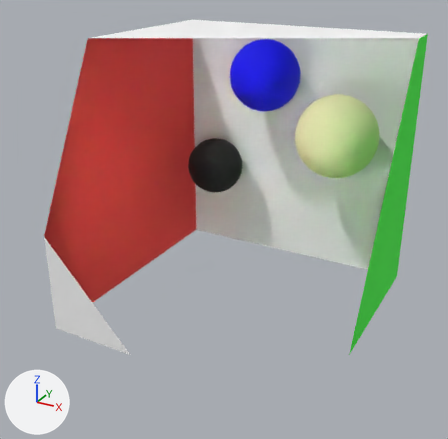
The OBJ model pg1_embree/res/models/cornell_box/cornell_box2.obj, before and after one commit.
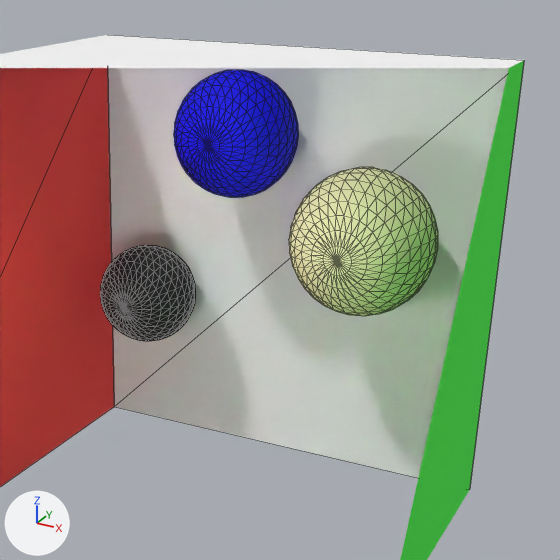
Each version appears first whole from a 50 mm camera at (489.0, -1200.0, 394.0) aimed at (-13.0, -288.0, -62.0), and next in a close-up on the part from 29% to 100% of the width and 0% to 72% of the height. Lighting does not change. The marker at lower left points along +X, +Y and +Z. The close-ups show mesh edges as thin lines. Everything nearer to the camera than a plane just in front of the edit is cut away. Where no turn or scale is listed for an object, it has been applied to the vertices.
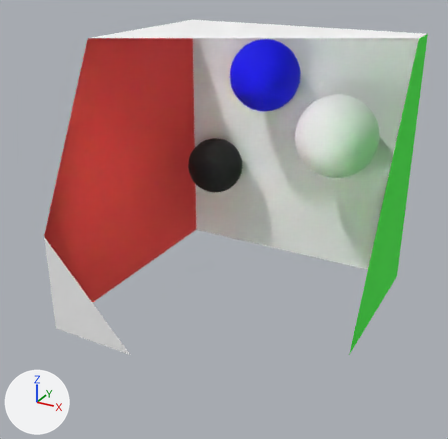
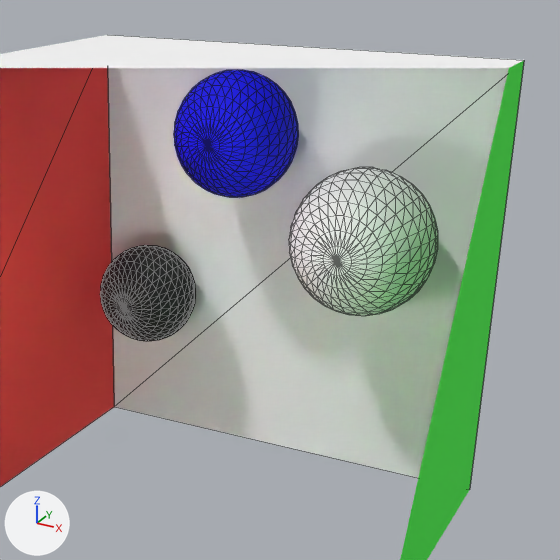
Where the change shows, as pixel boxes (x1, y1, x2, y2) in the close-ups (560 x 560 px):
'Sphere002', recoloured
    both: (289, 167, 438, 316)

What the commit changed:
Material 'sphere2_mat' (mat_sphere2_mat) changes colour from beige #f3f3bc to white #f9f9f9; in linear values from (0.9, 0.9, 0.5) to (0.95, 0.95, 0.95).
